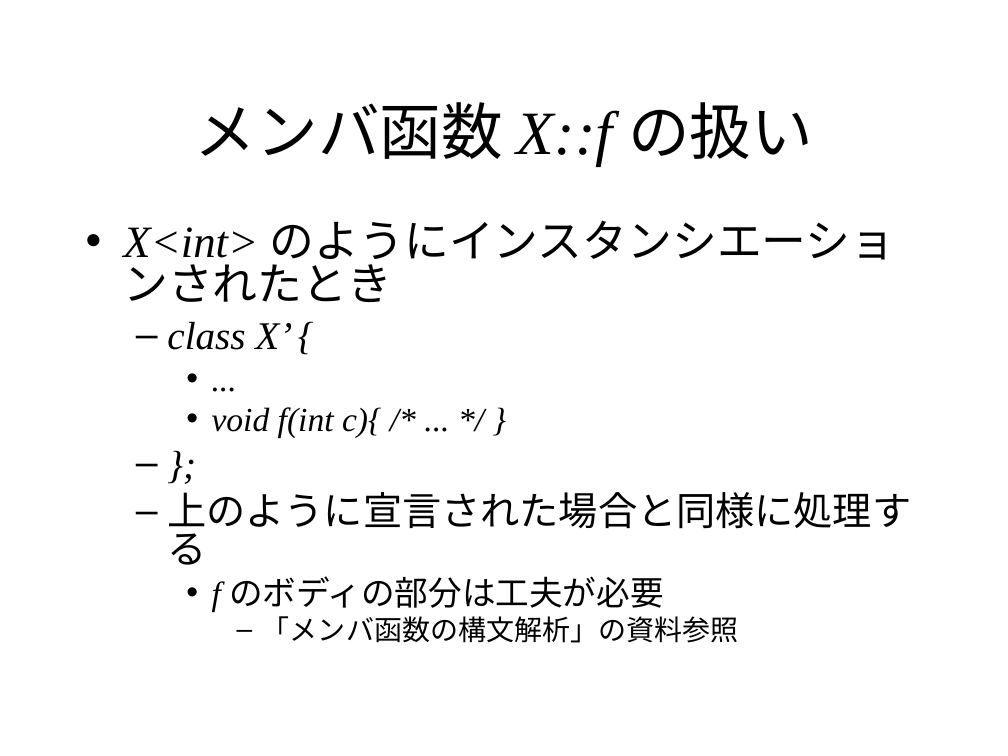
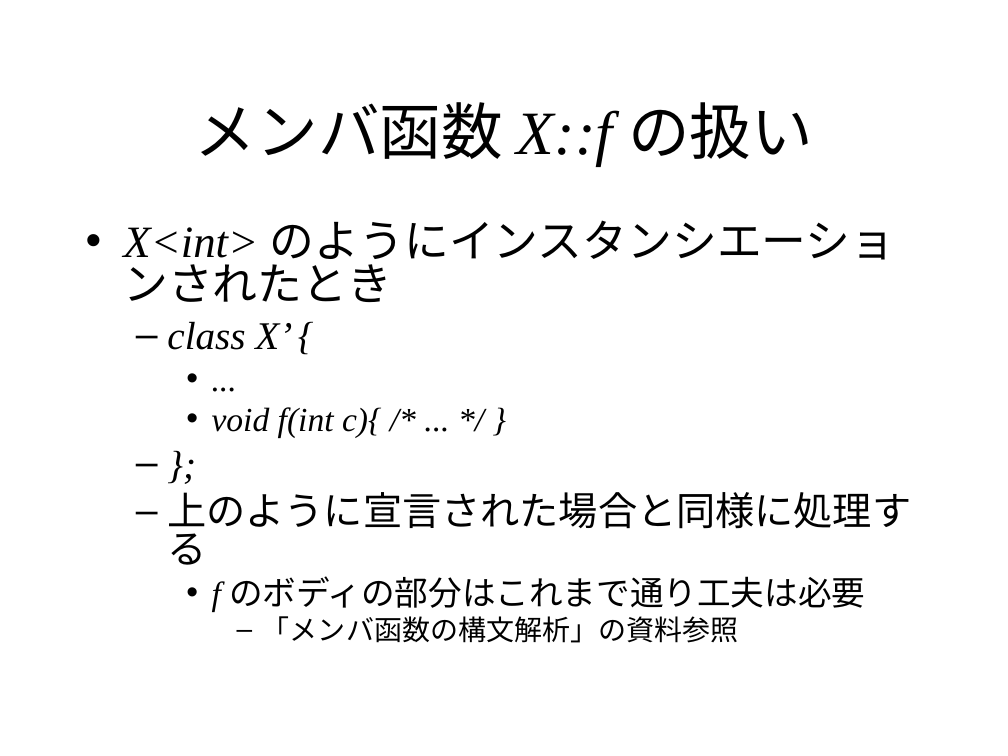
Before and after one commit to KeiHasegawa/cxx_doc, a slide deck: slide 3 of 20_template_mem_fun.ppt. Drawn at 1008x756 pixels with LibreOffice and Linux fonts; fonts in the diff are those of the drawing. Boxes give left, top, right and bottom in pixels: in the first picture for what was removed or moved away, otherwise in the second. Text is boxed around its words. In the diff, an @@ line names an element or a change of style, - is before the commit and + after.

```diff
--- a/20_template_mem_fun.ppt
+++ b/20_template_mem_fun.ppt
@@ text at [212, 576, 865, 611]: text changed @@
-    • f のボディの部分は工夫が必要
+    • f のボディの部分はこれまで通り工夫は必要
```
Also in this commit, not shown: 2 other slides changed, 2 slides added, 3 other files.
